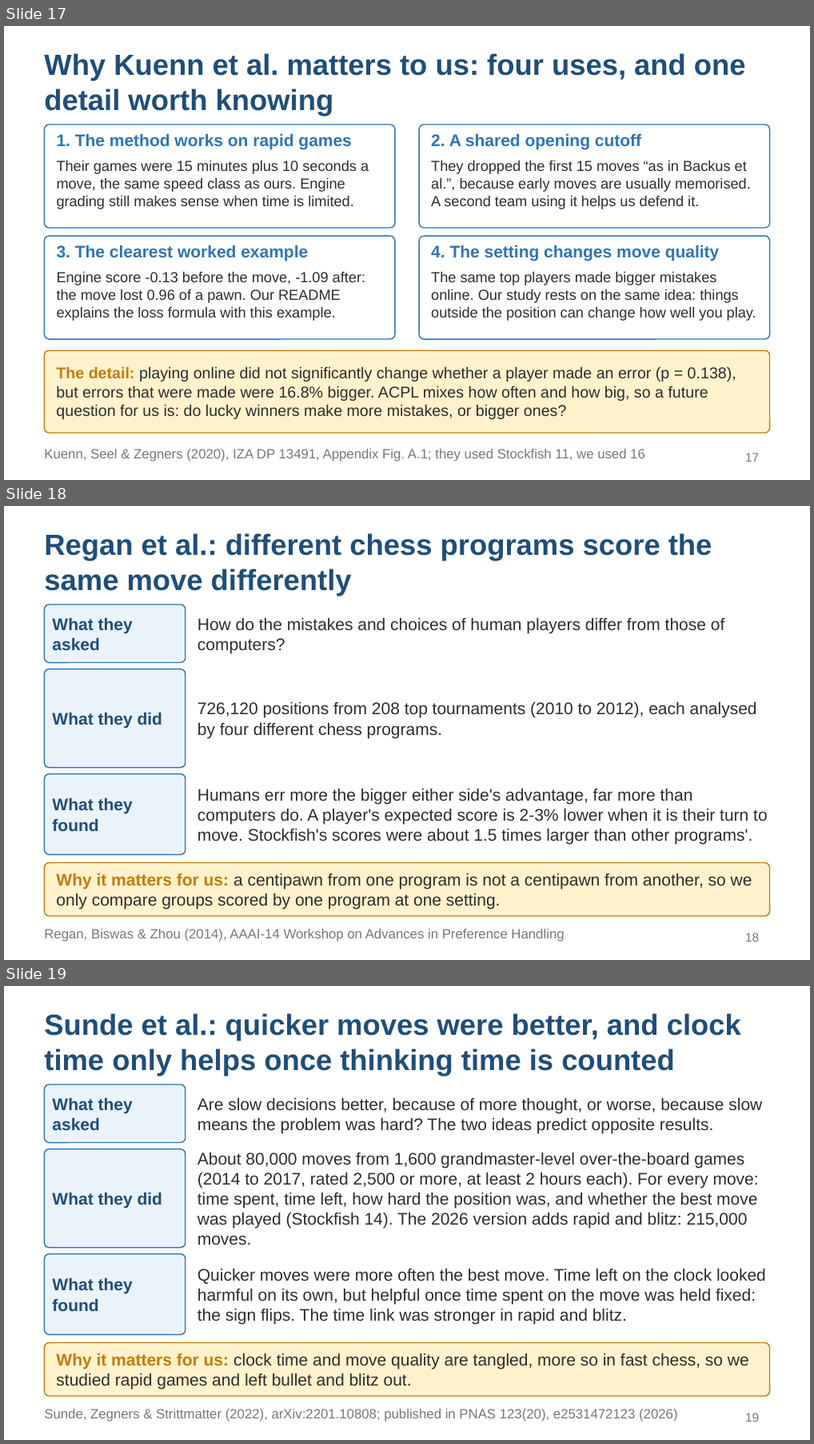
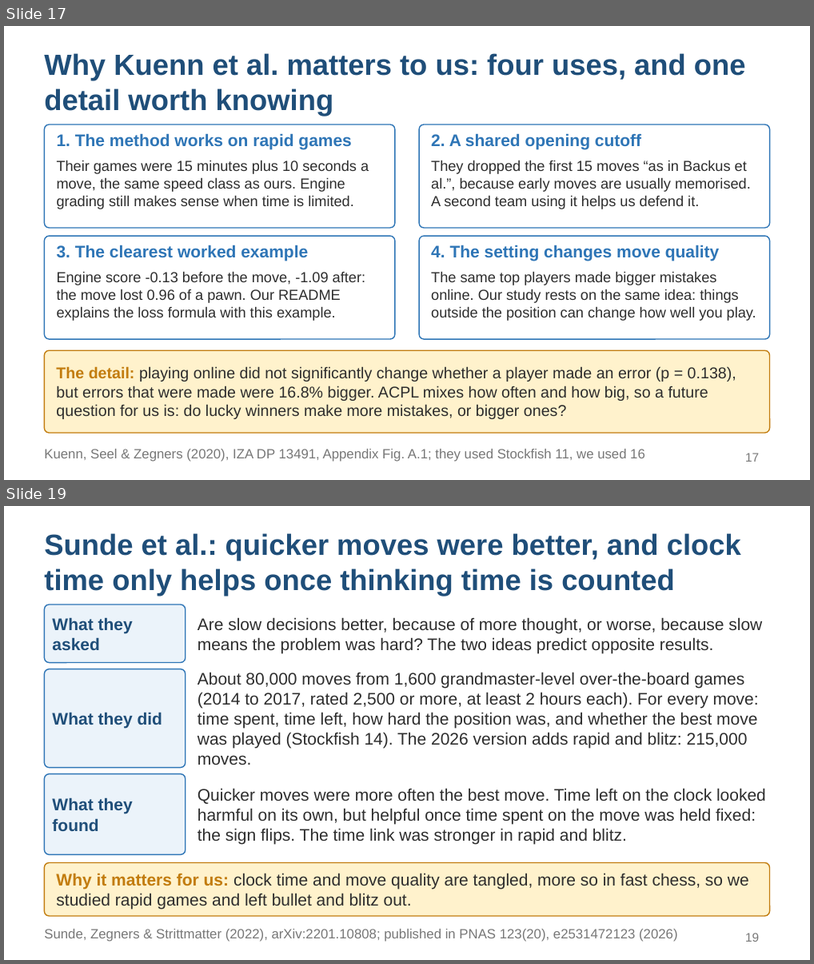
Before and after one commit to KaranaGulati/ContinuedLearningResearch, a slide deck: slides/study2-final.pptx. Shown one above the other, each under a label of ours: slides 17, 18 and 19 before the commit, slides 17 and 19 after it; the slides between them are not shown. The pictures are 814x1444 and 814x964 pixels, drawn with LibreOffice and Linux fonts; fonts in the diff are those of the drawing. Boxes give left, top, right and bottom in pixels: in the first picture for what was removed or moved away, otherwise in the second. Text is boxed around its words. In the diff, an @@ line names an element or a change of style, - is before the commit and + after.

```diff
--- a/slides/study2-final.pptx
+++ b/slides/study2-final.pptx
@@ slide 18 removed at [4, 506, 810, 960], background #FFFFFF @@
@@ title removed at [44, 533, 713, 596] @@
-Regan et al.: different chess programs score the same move differently
@@ rounded rectangle removed at [44, 604, 186, 663] @@
@@ text removed at [52, 617, 133, 650] @@
-What they asked
@@ text removed at [198, 617, 725, 653] @@
-How do the mistakes and choices of human players differ from those of computers?
@@ rounded rectangle removed at [44, 669, 186, 768] @@
@@ text removed at [52, 712, 162, 728] @@
-What they did
@@ text removed at [198, 701, 758, 738] @@
-726,120 positions from 208 top tournaments (2010 to 2012), each analysed by four different chess programs.
@@ rounded rectangle removed at [44, 774, 186, 854] @@
@@ text removed at [198, 788, 767, 844] @@
-Humans err more the bigger either side's advantage, far more than computers do. A player's expected score is 2-3% lower when it is their turn to move. Stockfish's scores were about 1.5 times larger than other programs'.
@@ text removed at [52, 797, 133, 831] @@
-What they found
@@ rounded rectangle removed at [44, 863, 770, 916] @@
@@ text removed at [56, 872, 753, 909] @@
-Why it matters for us: a centipawn from one program is not a centipawn from another, so we only compare groups scored by one program at one setting.
@@ text removed at [44, 928, 564, 941] @@
-Regan, Biswas & Zhou (2014), AAAI-14 Workshop on Advances in Preference Handling
@@ page number removed at [746, 932, 759, 941] @@
-18
```
Also in this commit, not shown: 1 slide changed, 1 slide added, 1 other file.
